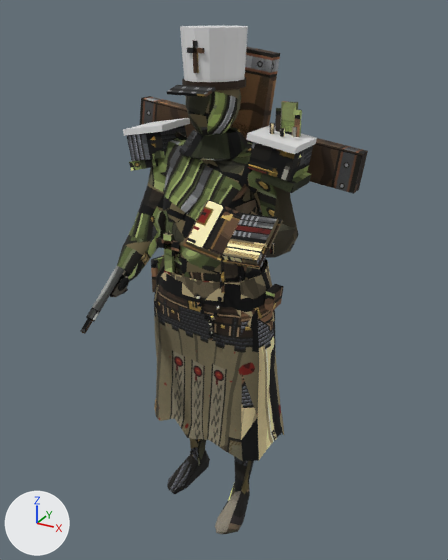
Before and after pictures for a commit that changed the glTF model client/assets/units/trench-cleric.glb.
Before and after are seen from a 50 mm camera at (0.677, -1.197, 1.236) aimed at (0.042, -0.043, 0.659). Arrows for +X, +Y and +Z are at lower left; the lights stay in place. The older version comes first. Vertices at exactly the same position are counted once.

In view in the first picture: 'Accent', 'Back', 'Body', 'Chest', 'Helmet', 'Robe', 'Weapon', 'Weapon2'.
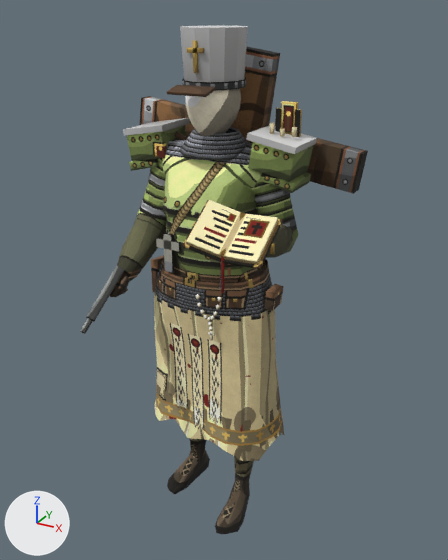
Boxes (x1, y1, x2, y2) around the edits, measured in the pictures (448 x 560 px):
'Accent', recoloured (darker): (123, 26, 317, 154) in both
part 1 of me_body, surface changed: (111, 89, 298, 534) in both
part 2 of me_robe, surface changed: (154, 257, 284, 461) in both
part 4 of me_helmet, surface changed: (167, 40, 246, 97) in both
part 5 of me_chest, surface changed: (127, 101, 313, 340) in both
part 6 of me_back, surface changed: (140, 47, 367, 282) in both
part 7 of me_weapon, surface changed: (80, 266, 127, 334) in both
part 8 of me_weapon2, surface changed: (183, 200, 283, 293) in both

Diff of the bpy script that builds the scene:
```diff
--- a/client/assets/units/trench-cleric.glb.py
+++ b/client/assets/units/trench-cleric.glb.py
@@ mat_accent @@
 n0 = _N.new('ShaderNodeBsdfPrincipled'); n0.name = 'Principled BSDF'
 n1 = _N.new('ShaderNodeOutputMaterial'); n1.name = 'Material Output'
+n2 = _N.new('ShaderNodeMix'); n2.name = 'Mix'
+n2.data_type = 'RGBA'
+n2.blend_type = 'MULTIPLY'
+n2.inputs[0].default_value = 1.0  # 'Factor'
+n2.inputs[7].default_value = (0.8, 0.8, 0.8, 1.0)  # 'B', white #e7e7e7
+n3 = _N.new('ShaderNodeVertexColor'); n3.name = 'Color Attribute'
 _L.new(n0.outputs[0], n1.inputs[0])  # 'BSDF' to 'Surface'
+_L.new(n2.outputs[2], n0.inputs[0])  # 'Result' to 'Base Color'
+_L.new(n3.outputs[0], n2.inputs[6])  # 'Color' to 'A'
@@ me_body @@
 me_body.from_pydata(...)  # 554 vertices, 974 faces; spans x -0.197..0.202, y -0.21..0.085, z 0.0..1.103
+# me_body part 1: 974 kept faces spanning x -0.197..0.202, y -0.21..0.085, z 0.0..1.103 get new texture (UV) coordinates
 me_body.materials.append(mat_trench_clericbody)
@@ me_robe @@
 me_robe.from_pydata(...)  # 274 vertices, 458 faces; spans x -0.189..0.187, y -0.129..0.123, z 0.211..0.686
+# me_robe part 2: texture (UV) coordinates of 458 of 458 faces, centred in x -0.184..0.181, y -0.126..0.12, z 0.234..0.671, changed; they spanned u 0.01..0.99, v 0.01..0.8 and now span u 0.01..0.99, v 0.01..0.97
 me_robe.materials.append(mat_trench_clericrobe)
@@ me_accent @@
 me_accent.from_pydata(...)  # 44 vertices, 76 faces; spans x -0.211..0.211, y -0.085..0.072, z 0.969..1.2
+# me_accent part 3: vertex colours changed
 me_accent.materials.append(mat_accent)
@@ me_helmet @@
 me_helmet.from_pydata(...)  # 52 vertices, 64 faces; spans x -0.063..0.063, y -0.123..0.07, z 1.076..1.176
+# me_helmet part 4: texture (UV) coordinates of 64 of 64 faces, centred in x -0.063..0.063, y -0.122..0.067, z 1.078..1.176, changed; they spanned u 0.01..0.99, v 0.01..0.85 and now span u 0.01..0.98, v 0.01..0.98
 me_helmet.materials.append(mat_trench_clerichelmet)
@@ me_chest @@
 me_chest.from_pydata(...)  # 304 vertices, 496 faces; spans x -0.207..0.207, y -0.137..0.075, z 0.547..1.057
+# me_chest part 5: texture (UV) coordinates of 496 of 496 faces, centred in x -0.206..0.206, y -0.135..0.069, z 0.547..1.057, changed; they spanned u 0.02..0.98, v 0.02..0.98 and now span u 0.01..0.99, v 0.01..0.96
 me_chest.materials.append(mat_trench_clericchest)
@@ me_back @@
 me_back.from_pydata(...)  # 32 vertices, 48 faces; spans x -0.268..0.306, y -0.013..0.117, z 0.476..1.158
+# me_back part 6: texture (UV) coordinates of 48 of 48 faces, centred in x -0.264..0.302, y -0.009..0.117, z 0.48..1.153, changed; they spanned u 0.01..0.99, v 0.01..0.99 and now span u 0.01..0.99, v 0.01..0.98
 me_back.materials.append(mat_trench_clericback)
@@ me_weapon @@
 me_weapon.from_pydata(...)  # 34 vertices, 52 faces; spans x -0.189..-0.151, y -0.294..-0.135, z 0.577..0.699
+# me_weapon part 7: texture (UV) coordinates of 52 of 52 faces, centred in x -0.181..-0.158, y -0.291..-0.143, z 0.579..0.688, changed; they spanned u 0.01..0.97, v 0.01..0.99 and now span u 0.02..0.93, v 0.02..0.95
 me_weapon.materials.append(mat_trench_clericweapon)
@@ me_weapon2 @@
 me_weapon2.from_pydata(...)  # 78 vertices, 116 faces; spans x 0.065..0.238, y -0.267..-0.106, z 0.673..0.891
+# me_weapon2 part 8: texture (UV) coordinates of 116 of 116 faces, centred in x 0.067..0.237, y -0.259..-0.108, z 0.674..0.881, changed; they spanned u 0.01..0.99, v 0.01..0.96 and now span u 0.01..0.99, v 0.01..0.99
 me_weapon2.materials.append(mat_trench_clericweapon2)
```
